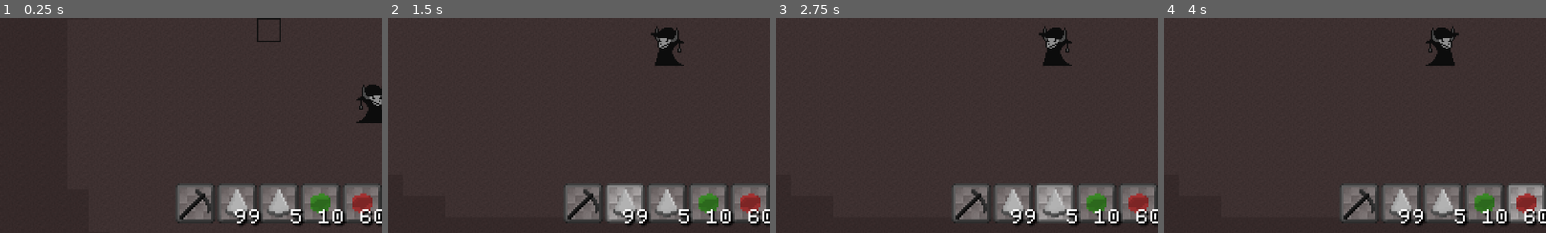
Above: before the commit, frames 1-4 (left to right).
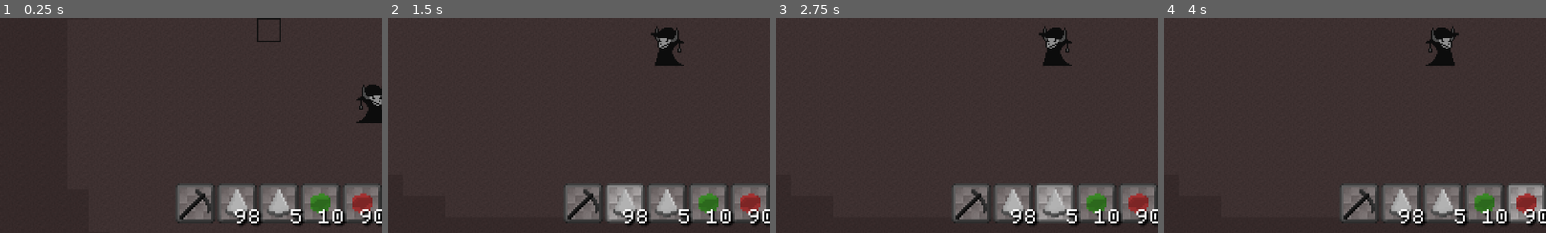
Above: after the commit, the same moments.

Repository: DominicDJC/Soul-Essence
Game: Godot game, scene res://TSCNs/Game/game.tscn
Same seed, same stepped clock (60 frames per second), same inputs: the game is played once before the commit and once after it.
Inputs:
- Up to frame 1 (0.25 s): no input
- Up to frame 2 (1.5 s): click "Hoe" at 0.5 s; click "SpikeTrap" at 1.25 s
- Up to frame 3 (2.75 s): click "SpikeTrap" at 2 s
- Up to frame 4 (4 s): click "StickyTrap" at 2.75 s; click "PoisonTrap" at 3.5 s
The pictures show only the part of the screen within x 14-64%, y 44-94%; the shares and areas given below are measured in that part.

The runs differ from the first frame. In frame 1, 0.2% of the frame differs, in the area x 65-98%, y 90-97%; in frame 2, 0.1%; in frame 3, 0.1%; in frame 4, 0.2%.

Commit message:
Some inventory stuff

Diff:
--- a/Globals/Inventory.gd
+++ b/Globals/Inventory.gd
@@ -17,7 +17,7 @@
 
 
 func _ready():
-	prepareInventory([{"Hoe":1}, {"SpikeTrap":99}, {"SpikeTrap":5}, {"StickyTrap":10}, {"PoisonTrap":60}, {"SoulSeed":20}, {"WeakWall":20}, {"AverageWall":20}, {"StrongWall":20}, {"Chest":4}, {"SoulEssence":99}])
+	prepareInventory([{"Hoe":1}, {"SpikeTrap":98}, {"SpikeTrap":5}, {"StickyTrap":10}, {"PoisonTrap":90}, {"SoulSeed":20}, {"WeakWall":20}, {"AverageWall":20}, {"StrongWall":20}, {"Chest":4}, {"SoulEssence":99}, {"SoulEssence":99}, {"SoulEssence":99}])
 
 func prepareInventory(preset := []):
 	items = preset
@@ -39,20 +39,42 @@
 	parent.add_child(IT)
 
 func grabItem(index):
+	var itemData = getItemDataByIndex(index)
 	if heldItemFallbackIndex == null and heldItem == {}:
-		heldItemFallbackIndex = index
-		heldItem = getItemDataByIndex(index)
-		clearItemByIndex(index)
-	elif heldItemFallbackIndex == index:
+		if itemData != {}:
+			heldItemFallbackIndex = index
+			heldItem = itemData
+			clearItemByIndex(index)
+	elif itemData == {}:
 		items[index] = heldItem
 		heldItem = {}
 		heldItemFallbackIndex = null
+	elif itemData != {} and itemData.keys()[0] == heldItem.keys()[0]:
+		var itemKey = itemData.keys()[0]
+		var itemCount = itemData[itemKey]
+		if itemCount + heldItem[itemKey] < 100:
+			items[index] = {itemKey:itemCount + heldItem[itemKey]}
+			heldItem = {}
+			heldItemFallbackIndex = null
+		else:
+			items[index] = {itemKey:99}
+			heldItem = {itemKey:itemCount + heldItem[itemKey] - 99}
 	else:
 		var value = items[index]
 		items[index] = heldItem
 		items[heldItemFallbackIndex] = value
 		heldItem = {}
 		heldItemFallbackIndex = null
+	child.setData(heldItem)
+
+func carryItem(itemData):
+	var itemKey = itemData.keys()[0]
+	var itemCount = itemData[itemKey]
+	if heldItemFallbackIndex == null and heldItem == {}:
+		heldItemFallbackIndex = nextEmpty()
+		heldItem = itemData
+	elif heldItem != {} and heldItem.keys()[0] == itemKey and (heldItem[itemKey] + itemCount < 100):
+		heldItem = {itemKey:itemCount + heldItem[itemKey]}
 	child.setData(heldItem)
 
 func getItemByIndex(index):
@@ -159,6 +181,34 @@
 			return true
 	return false
 
+func canHold(itemData):
+	print(itemData)
+	if itemData != {}:
+		var key = itemData.keys()[0]
+		var count = itemData[key]
+		for i in items:
+			print(i)
+			if i == {}:
+				print("i == {}")
+				return true
+			else:
+				var iKey = i.keys()[0]
+				var iCount = i[iKey]
+				if heldItem != {}:
+					print("heldItem != {}")
+					var heldKey = heldItem.keys()[0]
+					var heldCount = heldItem[heldKey]
+					print(heldKey)
+					print(iKey)
+					print(key)
+					if (iCount + count + heldCount < 100) and heldKey == key and iKey == key:
+						print("iCount + count + heldCount < 100")
+						return true
+				elif (iCount + count < 100) and iKey == key:
+					print("iCount + count < 100")
+					return true
+	return false
+
 func nextEmpty():
 	for i in items.size():
 		if items[i] == {}:
--- a/TSCNs/InventoryTile/InventoryTile.gd
+++ b/TSCNs/InventoryTile/InventoryTile.gd
@@ -37,6 +37,10 @@
 			price = G.getItemData(key, ["price"])
 			priceItem = "SoulEssence"
 			Name.text = key + "\nPrice: " + str(price) + " " + priceItem
+			if Inventory.canAfford({priceItem:price}):
+				Name.set("theme_override_colors/font_color",Color(255,255,255))
+			else:
+				Name.set("theme_override_colors/font_color",Color(160,0,0))
 			Item.visible = true
 			Item.frame = G.getItemData(key, ["frame"])
 			if count > 1:
@@ -71,8 +75,6 @@
 	else:
 		if Inventory.open:
 			release_focus()
-			if Inventory.hasEmptySpace() and Inventory.canAfford({priceItem:price}):
-				print('test')
+			if Inventory.canHold(itemData) and Inventory.canAfford({priceItem:price}):
 				Inventory.removeItem(priceItem, price)
-				Inventory.heldItem = itemData
-				Inventory.heldItemFallbackIndex = Inventory.nextEmpty()
+				Inventory.carryItem(itemData)
--- a/TSCNs/InventoryTile/inventory_tile.tscn
+++ b/TSCNs/InventoryTile/inventory_tile.tscn
@@ -36,6 +36,7 @@
 offset_top = 13.0
 offset_right = 22.0
 offset_bottom = 36.0
+theme_override_colors/font_color = Color(1, 1, 1, 1)
 theme_override_colors/font_shadow_color = Color(0, 0, 0, 1)
 theme_override_fonts/font = ExtResource("5_xd7q5")
 theme_override_font_sizes/font_size = 8
--- a/TSCNs/Player/player.gd
+++ b/TSCNs/Player/player.gd
@@ -21,7 +21,7 @@
 	if Input.is_action_pressed("secondary"):
 		if WorldMap.posTile() == "Chest" and !Inventory.chestOpen and !lock:
 			Inventory.openChest(WorldMap.getChest())
-		elif merchants != []:
+		elif merchants != [] and !Inventory.open:
 			Inventory.openMerchant(merchants[0])
 		else:
 			Item.secondary(selectedItem)
